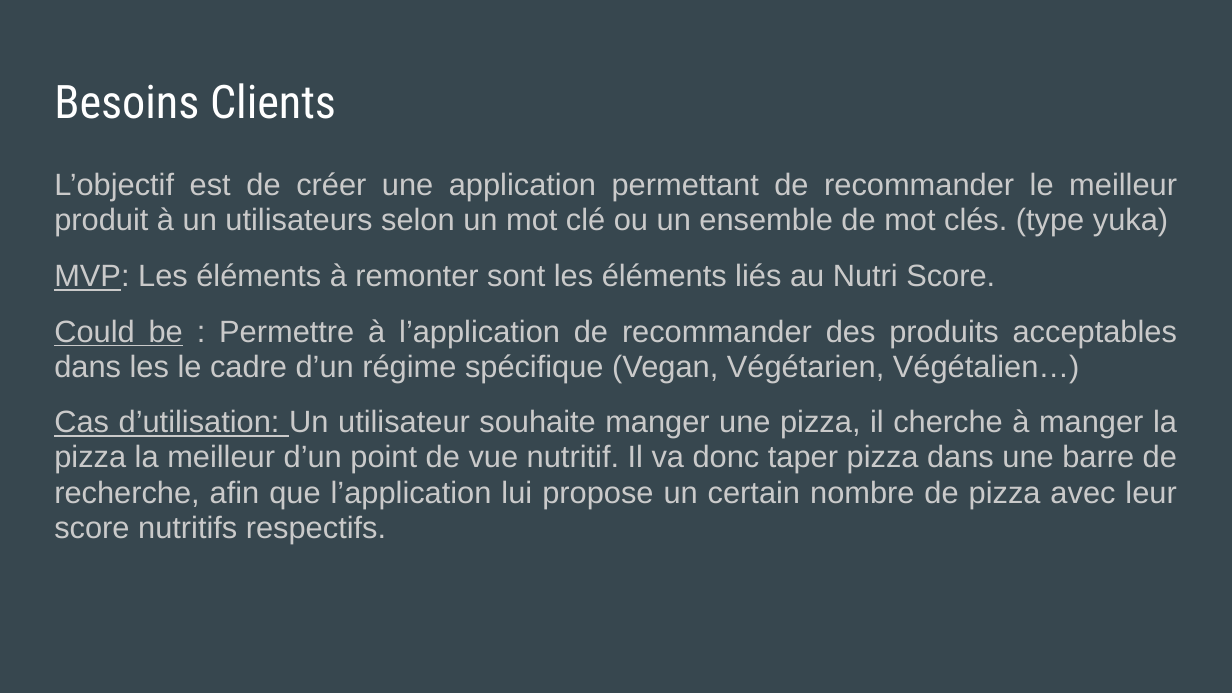
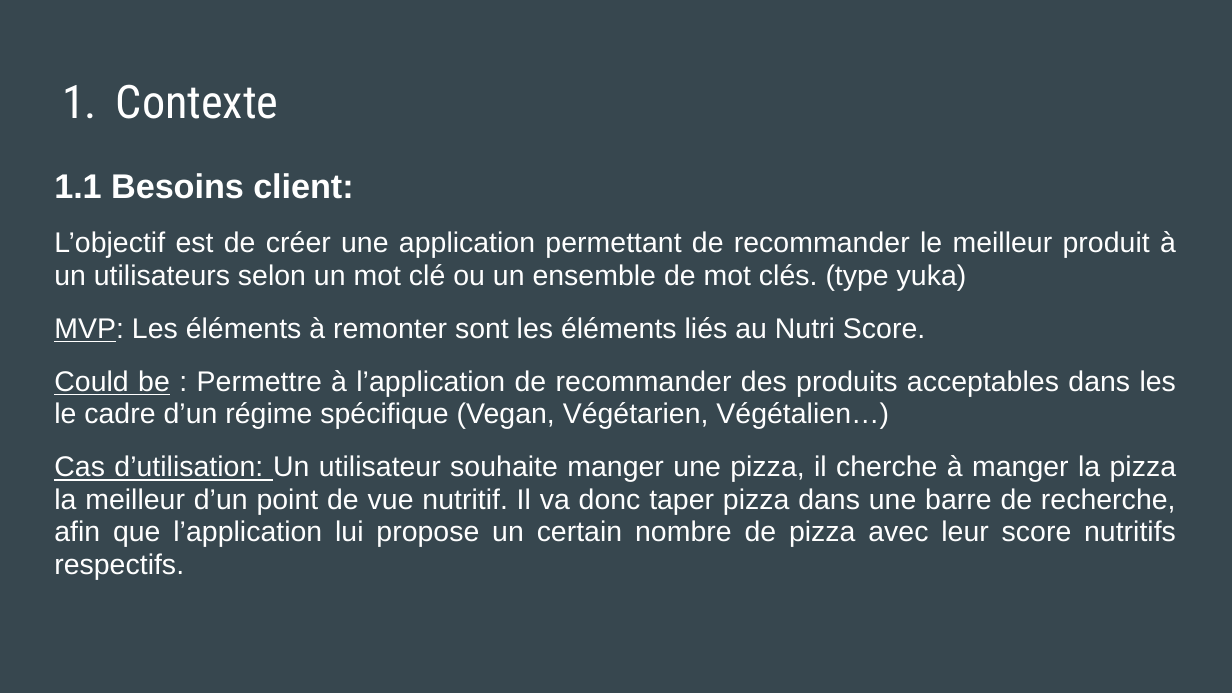
Before and after one commit to MarieDeSmedt/FoodFlix, a slide deck: slide 3 of FOODFLIX.pptx (slide 2 before the commit). Drawn at 1232x693 pixels with LibreOffice and Linux fonts; fonts in the diff are those of the drawing. Boxes give left, top, right and bottom in pixels: in the first picture for what was removed or moved away, otherwise in the second. Text is boxed around its words. In the diff, an @@ line names an element or a change of style, - is before the commit and + after.

```diff
--- a/FOODFLIX.pptx
+++ b/FOODFLIX.pptx
@@ title at bbox=[116, 84, 279, 119]: text changed @@
-Besoins Clients
+1. Contexte
@@ text at bbox=[54, 173, 353, 199]: paragraph added @@
+1.1 Besoins client:
@@ text at bbox=[54, 231, 1176, 579]: size 18 to 16.6 pt, text colour #CACACA to #FFFFFF; more space between paragraphs @@
```
Also in this commit, not shown: 3 other slides changed, 6 slides added, 4 slides removed.
